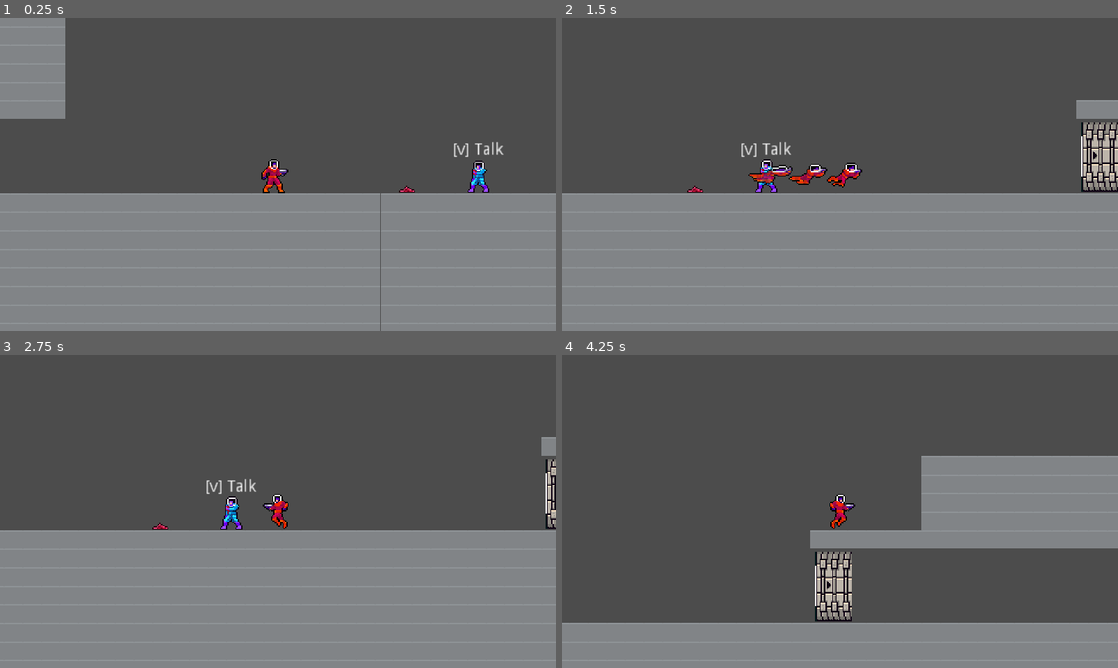
Above: before the commit, frames 1-4 (two rows, left to right).
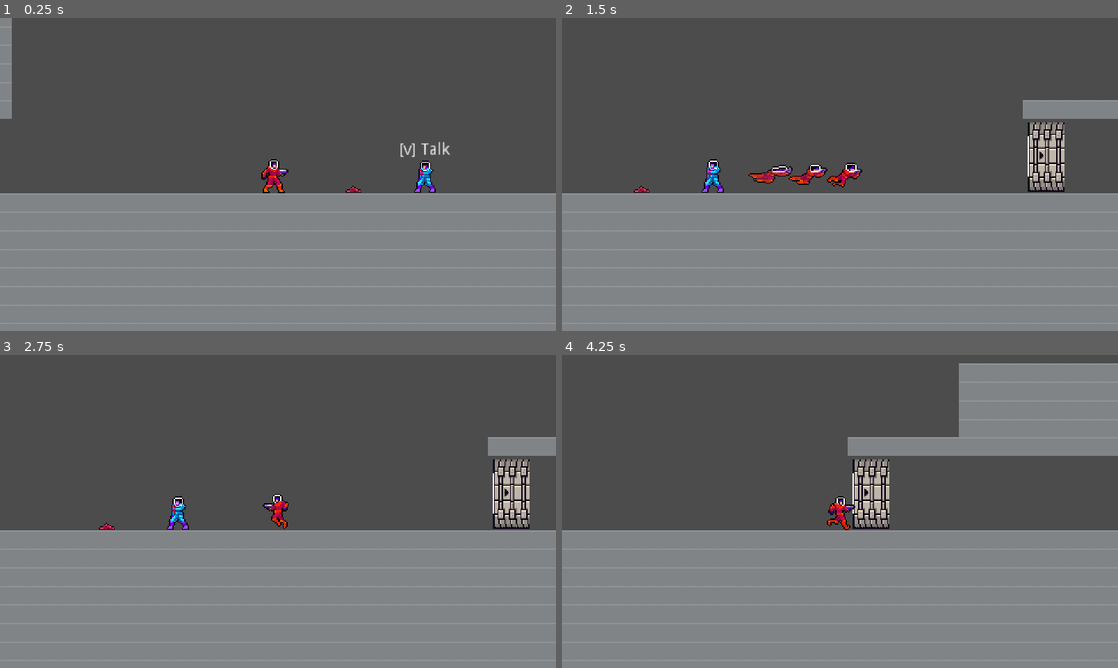
Above: after the commit, the same moments.

Repository: JuroUhlar/red_cascade
Game: Godot game, scene res://scenes/Level.tscn
The game is run twice, just before and just after one commit, with the same random seed, the same clock (stepped at 60 frames per second) and the same inputs. The engine's default icon, where the game draws it, is replaced by a stand-in: a white triangle on a blue panel in a dark square.
Inputs:
- Up to frame 1 (0.25 s): no input
- Up to frame 2 (1.5 s): hold D (move_right) from 0.53 s (still down); tap V (interact) at 0.6 s; tap Space (jump) at 0.77 s; tap X (dash) at 1.35 s
- Up to frame 3 (2.75 s): tap Space (jump) at 1.52 s; tap V (interact) at 1.55, 2.1 s; release D (move_right) at 2.03 s; hold A (move_left) from 2.03 s (still down)
- Up to frame 4 (4.25 s): release A (move_left) at 2.78 s; hold D (move_right) from 2.78 s (still down); tap Z (shoot) at 2.85 s; tap Space (jump) at 3.02, 3.77 s; tap V (interact) at 3.05, 3.6 s

The runs differ from the first frame. In frame 1, 4.0% of the frame differs, in the area x 2-91%, y 0-100%; in frame 2, 4.2%; in frame 3, 3.2%; in frame 4, 46%, in the area x 0-100%, y 2-86%.

Commit message:
button dialogue, dialogue chaining and delay

Diff:
--- a/scenes/Dialogue.tscn
+++ b/scenes/Dialogue.tscn
@@ -79,5 +79,9 @@
 [node name="dismissable_timer" type="Timer" parent="."]
 wait_time = 0.2
 one_shot = true
+
+[node name="delay_timer" type="Timer" parent="."]
+one_shot = true
 [connection signal="pressed" from="Panel/MarginContainer/VBoxContainer/HBoxContainer2/Button" to="." method="_on_Button_pressed"]
 [connection signal="timeout" from="dismissable_timer" to="." method="_on_dismissable_timer_timeout"]
+[connection signal="timeout" from="delay_timer" to="." method="_on_delay_timer_timeout"]
--- a/scenes/Level.tscn
+++ b/scenes/Level.tscn
@@ -77,7 +77,7 @@
 secondary_dialogue_path = NodePath("../CanvasLayer/Dialogue_friend_secondary")
 
 [node name="Player" parent="." instance=ExtResource( 3 )]
-position = Vector2( 2983.5, 28.9913 )
+position = Vector2( 3029.66, 14.5704 )
 
 [node name="Turrets" type="Node" parent="."]
 
@@ -91,7 +91,6 @@
 position = Vector2( 3838.25, -110.676 )
 
 [node name="Placeholders" type="Node" parent="."]
-editor/display_folded = true
 
 [node name="red_goo" type="TextureRect" parent="Placeholders"]
 margin_left = 3384.75
@@ -186,13 +185,6 @@
 margin_top = -188.501
 margin_right = 4144.5
 margin_bottom = -174.501
-text = "Dialogue trigger"
-
-[node name="Dialogue trigger2" type="Label" parent="Placeholders"]
-margin_left = 1959.13
-margin_top = -241.947
-margin_right = 2060.13
-margin_bottom = -227.947
 text = "Dialogue trigger"
 
 [node name="Arrow" type="TextureRect" parent="Placeholders"]
@@ -257,7 +249,8 @@
 
 [node name="Button_fire_suppresion" parent="Objects" instance=ExtResource( 9 )]
 position = Vector2( 1961.56, -240.7 )
-targetPath = NodePath("../Door_back_to_friend")
+toggle = false
+targetPath = NodePath("../../CanvasLayer/Dialogue_water_button")
 
 [node name="Door_back_to_friend" parent="Objects" instance=ExtResource( 10 )]
 position = Vector2( 2122.7, -254.636 )
@@ -284,6 +277,21 @@
 texts = [ "Nice! Press [X] to dash. Combine with arrows to dash up or diagonally." ]
 avatarTextures = [ ExtResource( 15 ) ]
 
+[node name="Dialogue_water_button" parent="CanvasLayer" instance=ExtResource( 12 )]
+visible = false
+texts = [ "Activating fire suppresson now.", "Do it!" ]
+end_trigger_target_Path = NodePath("../Dialogue_after_button_pressed")
+
+[node name="Dialogue_after_button_pressed" parent="CanvasLayer" instance=ExtResource( 12 )]
+visible = false
+margin_left = 100.918
+margin_top = 80.4171
+margin_right = -99.0822
+margin_bottom = -29.5829
+texts = [ "It worked!", "*have breathing* *sigh*" ]
+end_trigger_target_Path = NodePath("../../Objects/Door_back_to_friend")
+start_delay = 2
+
 [node name="Trees" type="Node" parent="."]
 editor/display_folded = true
 
--- a/scripts/Dialogue.gd
+++ b/scripts/Dialogue.gd
@@ -2,16 +2,23 @@
 
 export (Array, String) var texts = ["default dialogue text 1"]
 export (Array, Texture) var avatarTextures
+export (NodePath) var end_trigger_target_Path
+export var start_delay = 0
+
 
 onready var button = get_node("Panel/MarginContainer/VBoxContainer/HBoxContainer2/Button")
 onready var line = get_node("Panel/MarginContainer/VBoxContainer/HBoxContainer/CenterContainer2/Line")
 onready var avatar = get_node("Panel/MarginContainer/VBoxContainer/HBoxContainer/CenterContainer/Avatar")
 
+
 var dismissable = false
 var lineCount = 1
 var lineIndex = 0
+var target
 
 func _ready():
+	if (end_trigger_target_Path.is_empty() == false):
+		target = get_node(end_trigger_target_Path)
 	lineCount = texts.size()
 	updateDialogue()
 
@@ -23,11 +30,11 @@
 		pressed()
 
 func activate():
-	visible = true
-	get_tree().paused = true
-	updateDialogue()
-	$dismissable_timer.start()
-	button.grab_focus()
+	if start_delay > 0:
+		$delay_timer.wait_time = start_delay
+		$delay_timer.start()
+	else:
+		start_dialogue()
 
 func pressed():
 	if lineIndex < lineCount - 1:
@@ -44,6 +51,13 @@
 	button.text = getButtonText()
 	avatar.texture = avatarTextures[lineIndex]
 
+func start_dialogue():
+	visible = true
+	get_tree().paused = true
+	updateDialogue()
+	$dismissable_timer.start()
+	button.grab_focus()
+
 func getButtonText():
 	if lineIndex == lineCount - 1:
 		return "Close"
@@ -55,3 +69,8 @@
 	dismissable = false
 	lineIndex = 0
 	get_tree().paused = false
+	if(target):
+		target.activate()
+
+func _on_delay_timer_timeout():
+	start_dialogue()
